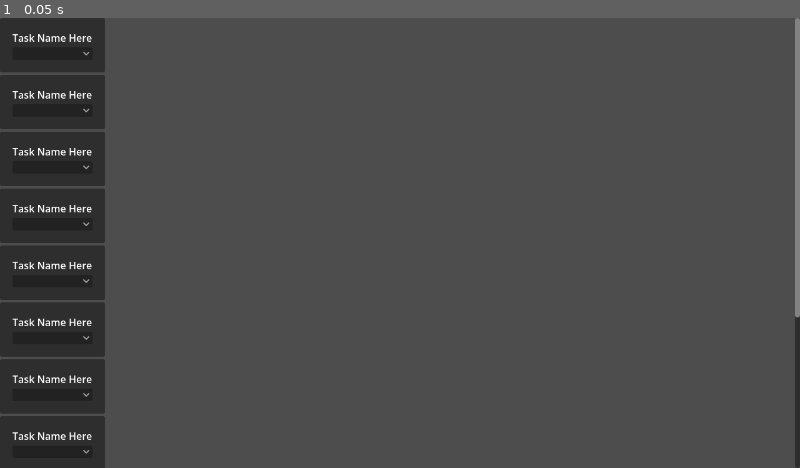
Above: before the commit, frame 1.
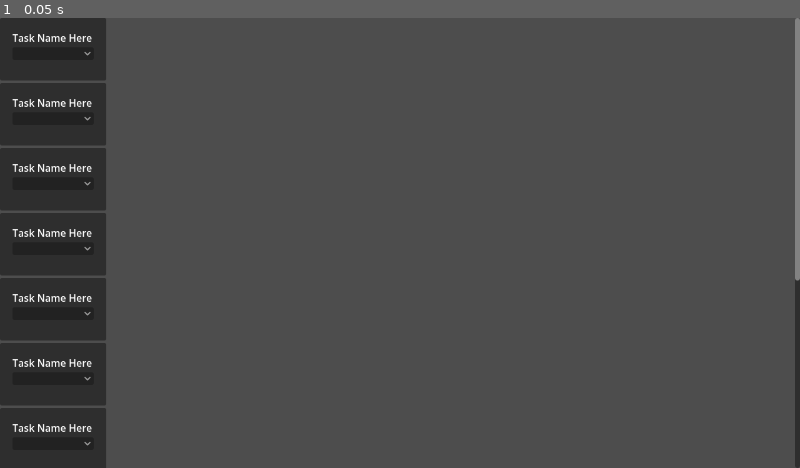
Above: after the commit, the same moment.

Repository: TheHumanMRP/RPG-Life-Tracker
Game: Godot game, scene res://Folders/Systems/Task-Manager/Scenes/task_grid.tscn
Two runs of this game, one before a commit and one after it. Both use one fixed random seed, a clock stepped at 60 frames per second and the inputs below. This scene is started directly instead of the project's main scene. The engine's default icon, where the game draws it, is replaced by a stand-in: a white triangle on a blue panel in a dark square.
Inputs:
- Up to frame 1 (0.05 s): no input

The runs differ from the first frame. In frame 1, 2.2% of the frame differs, in the area x 0-100%, y 0-100%.
Error in both runs: Invalid access to property or key 'tasks_manager' on a base object of type 'Nil'. (res://Folders/Systems/Globals/info_getter.gd:51)

Commit message:
Auto commit at 2026-09-21 20:36:18

Diff:
--- a/Folders/Systems/Task-Manager/Scenes/task_entry_scene.tscn
+++ b/Folders/Systems/Task-Manager/Scenes/task_entry_scene.tscn
@@ -3,6 +3,7 @@
 [ext_resource type="Script" uid="uid://dun2trcix2ryy" path="res://Folders/Systems/Task-Manager/Scripts/task_entry_scene.gd" id="1_hsjk1"]
 
 [node name="Task_Entry_Scene" type="PanelContainer" unique_id=465403137 node_paths=PackedStringArray("task_name_label", "task_status_option_button")]
+custom_minimum_size = Vector2(170, 100)
 anchors_preset = 8
 anchor_left = 0.5
 anchor_top = 0.5
